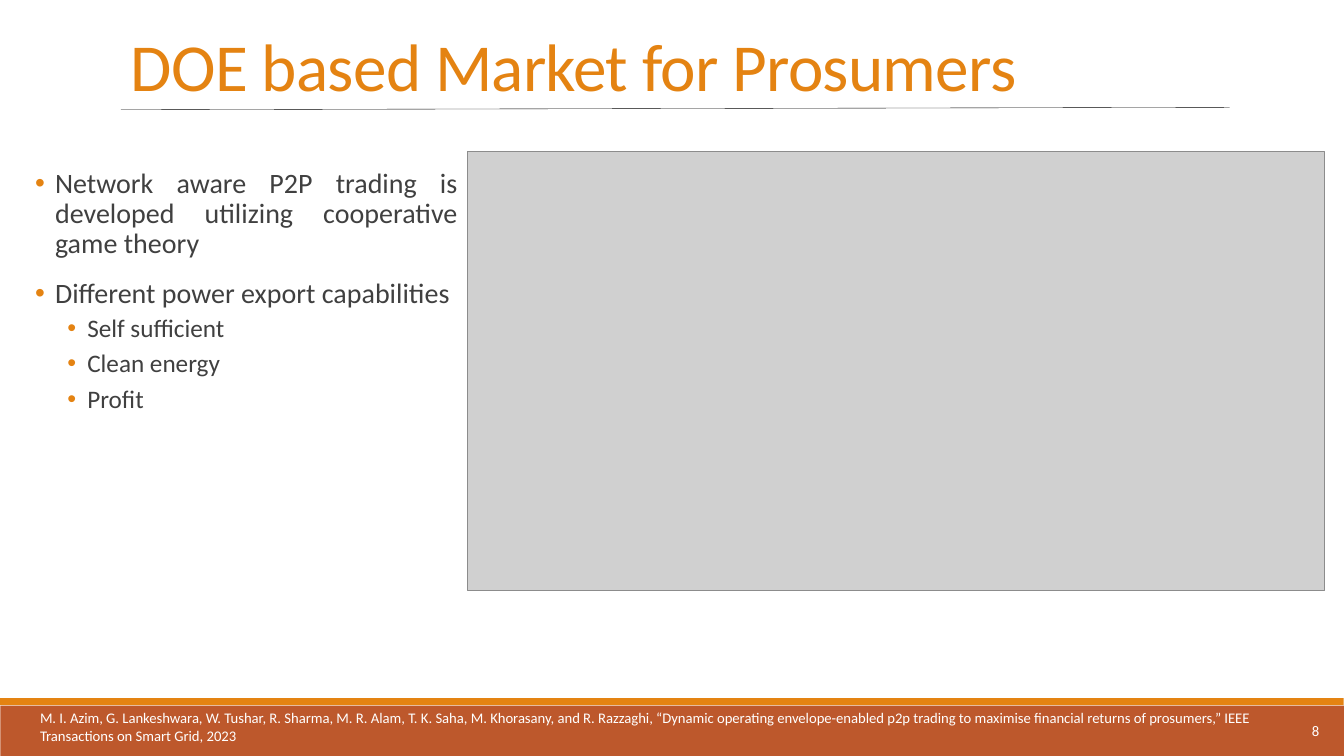
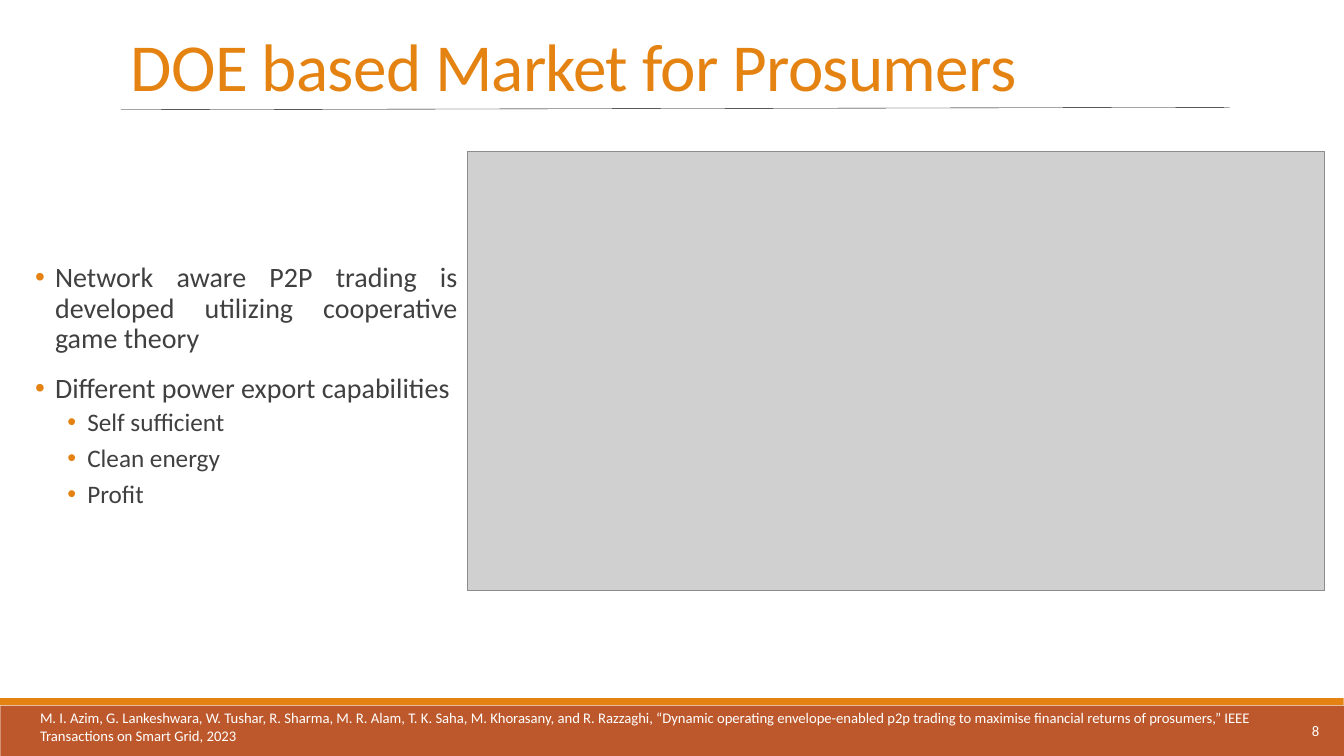
Before and after one commit to athuljosep/Power_System_Analysis, a slide deck: slide 8 of Seminar/Dynamic Operating Envelope.pptx. Drawn at 1344x756 pixels with LibreOffice and Linux fonts; fonts in the diff are those of the drawing; grey boxes stand for pictures. Boxes give left, top, right and bottom in pixels: in the first picture for what was removed or moved away, otherwise in the second. Text is boxed around its words. In the diff, an @@ line names an element or a change of style, - is before the commit and + after.

```diff
--- a/Seminar/Dynamic Operating Envelope.pptx
+++ b/Seminar/Dynamic Operating Envelope.pptx
@@ text "Network aware P2P trading is ..." moved from (x1=55, y1=173, x2=457, y2=408) to (x1=55, y1=267, x2=457, y2=503) @@
```
Also in this commit, not shown: 3 other slides changed, 1 other file.
